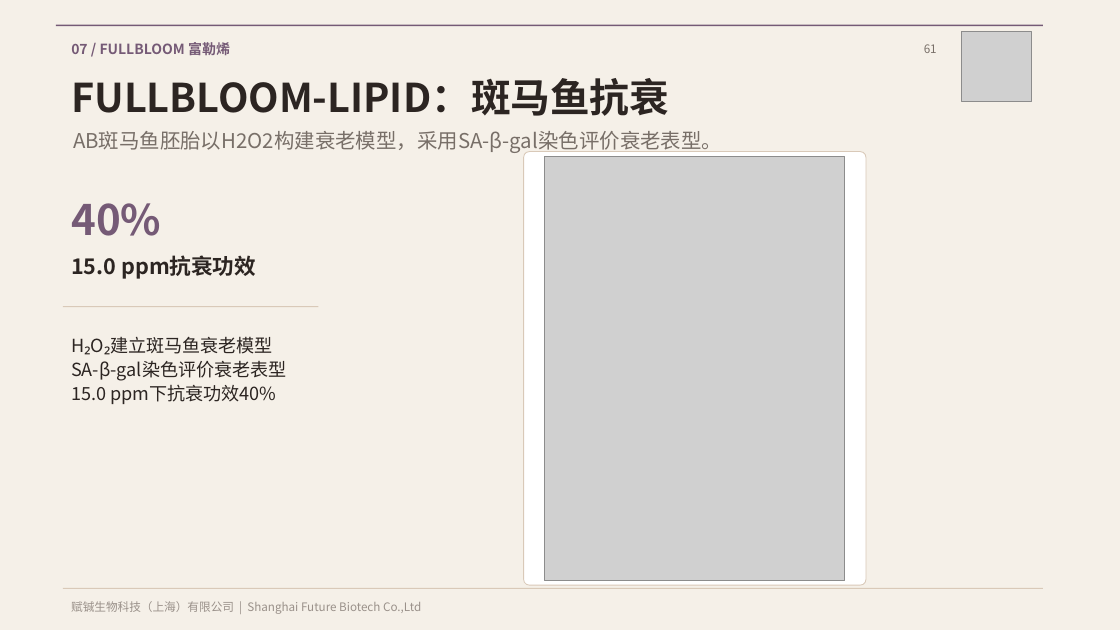
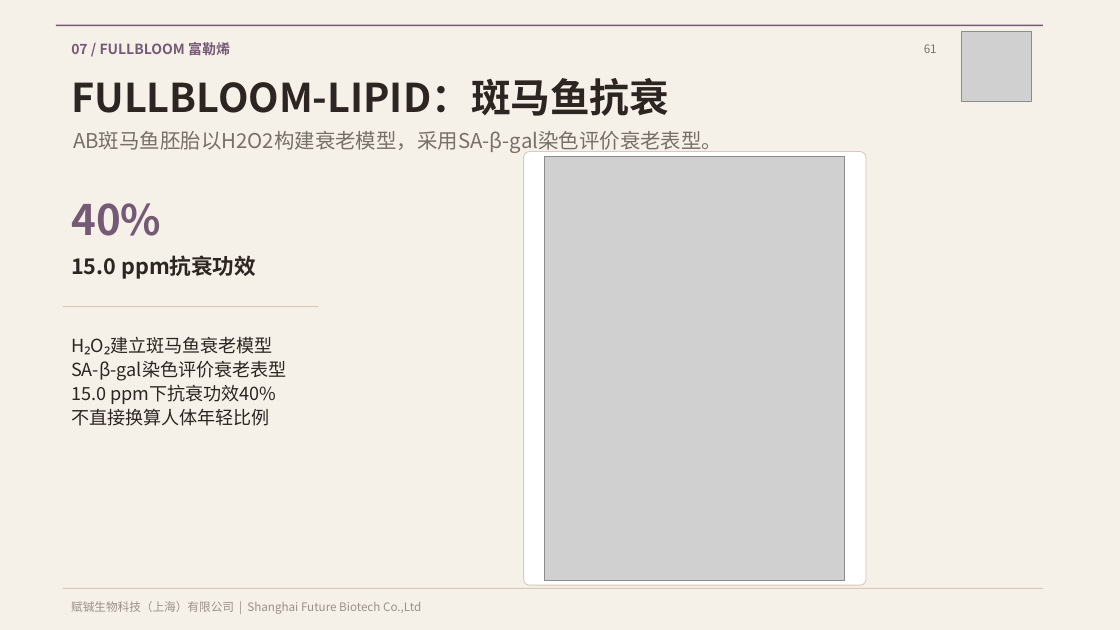
Before and after one commit to futurebio/futurebio.github.io, a slide deck: slide 61 of downloads/anti-aging-ingredient-portfolio-latest.pptx. Drawn at 1120x630 pixels with LibreOffice and Linux fonts; fonts in the diff are those of the drawing; grey boxes stand for pictures. Boxes give left, top, right and bottom in pixels: in the first picture for what was removed or moved away, otherwise in the second. Text is boxed around its words. In the diff, an @@ line names an element or a change of style, - is before the commit and + after.

```diff
--- a/downloads/anti-aging-ingredient-portfolio-latest.pptx
+++ b/downloads/anti-aging-ingredient-portfolio-latest.pptx
@@ text at bbox=[71, 409, 270, 426]: paragraph added @@
+不直接换算人体年轻比例
```
Also in this commit, not shown: 11 other slides changed, 4 slides added, 3 other files.
